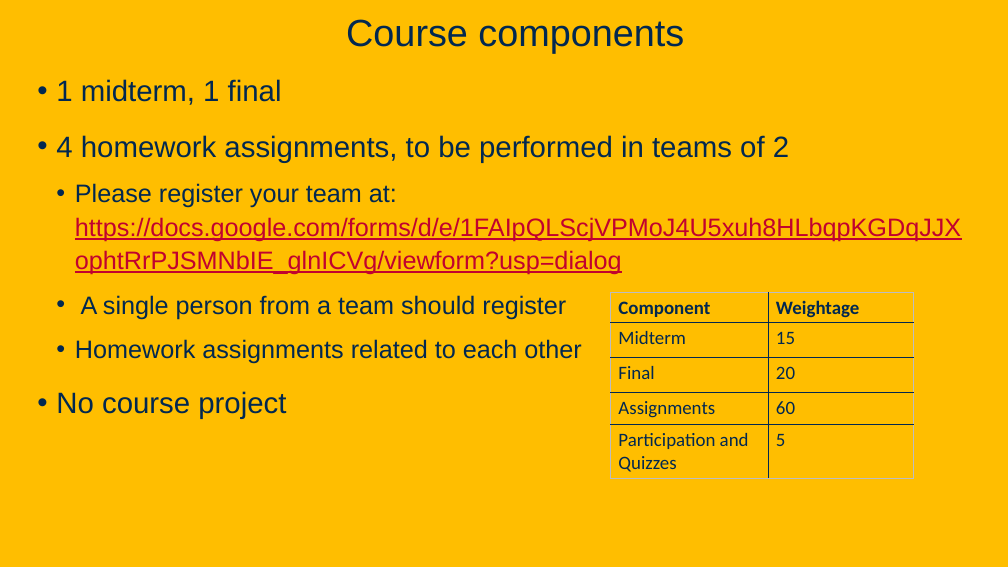
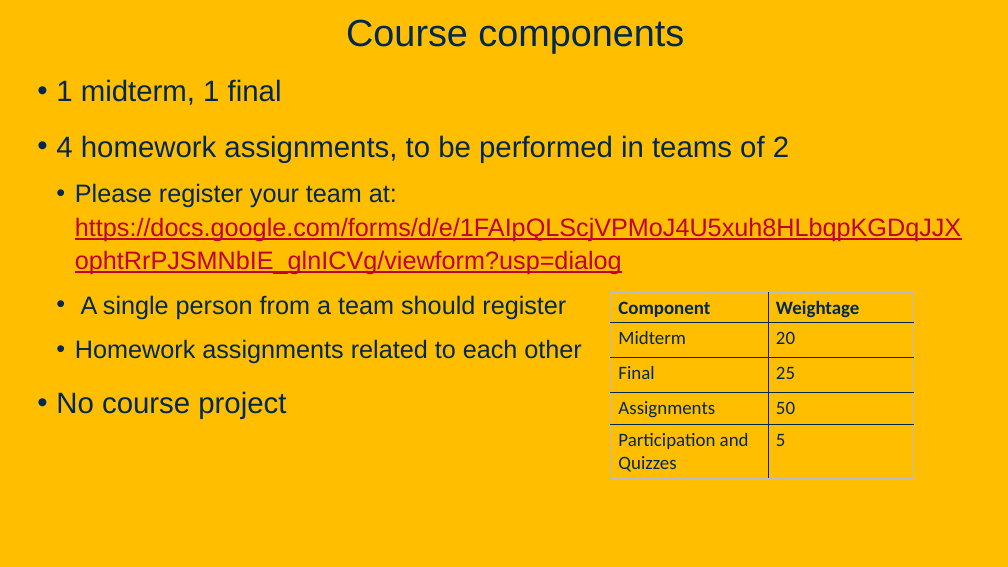
Before and after one commit to davsec-teaching/ecs160-f25, a slide deck: slide 5 of slides/1_logistics_and_course_introduction.pptx. Drawn at 1008x567 pixels with LibreOffice and Linux fonts; fonts in the diff are those of the drawing; background and template pictures are left out. Boxes give left, top, right and bottom in pixels: in the first picture for what was removed or moved away, otherwise in the second. Text is boxed around its words. In the diff, an @@ line names an element or a change of style, - is before the commit and + after.

```diff
--- a/slides/1_logistics_and_course_introduction.pptx
+++ b/slides/1_logistics_and_course_introduction.pptx
@@ table at (x1=611, y1=293, x2=913, y2=478) @@
-row 2, column 2: 15
+row 2, column 2: 20
-row 3, column 2: 20
+row 3, column 2: 25
-row 4, column 2: 60
+row 4, column 2: 50
```
Also in this commit, not shown: 10 other slides changed, 12 slides added.
